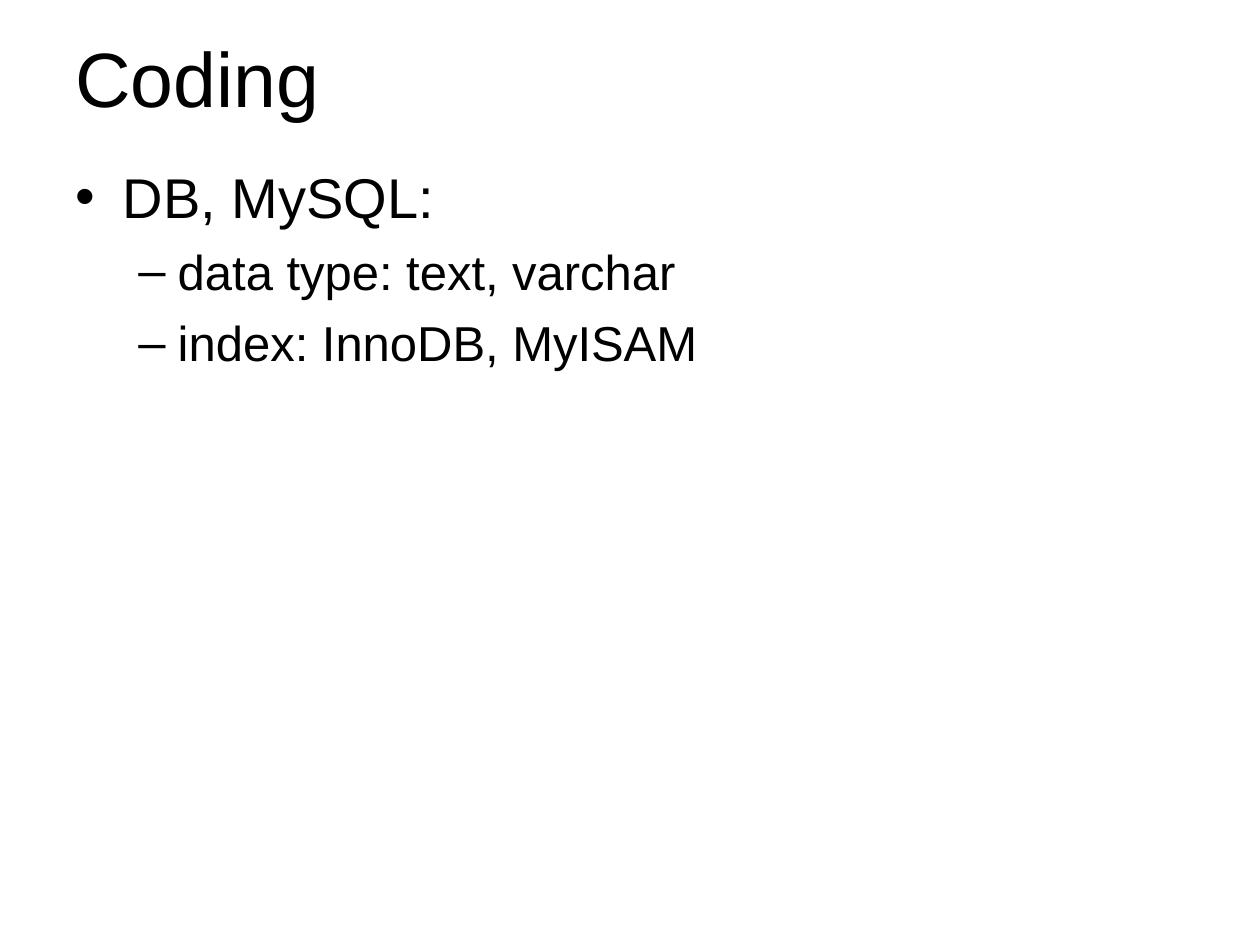
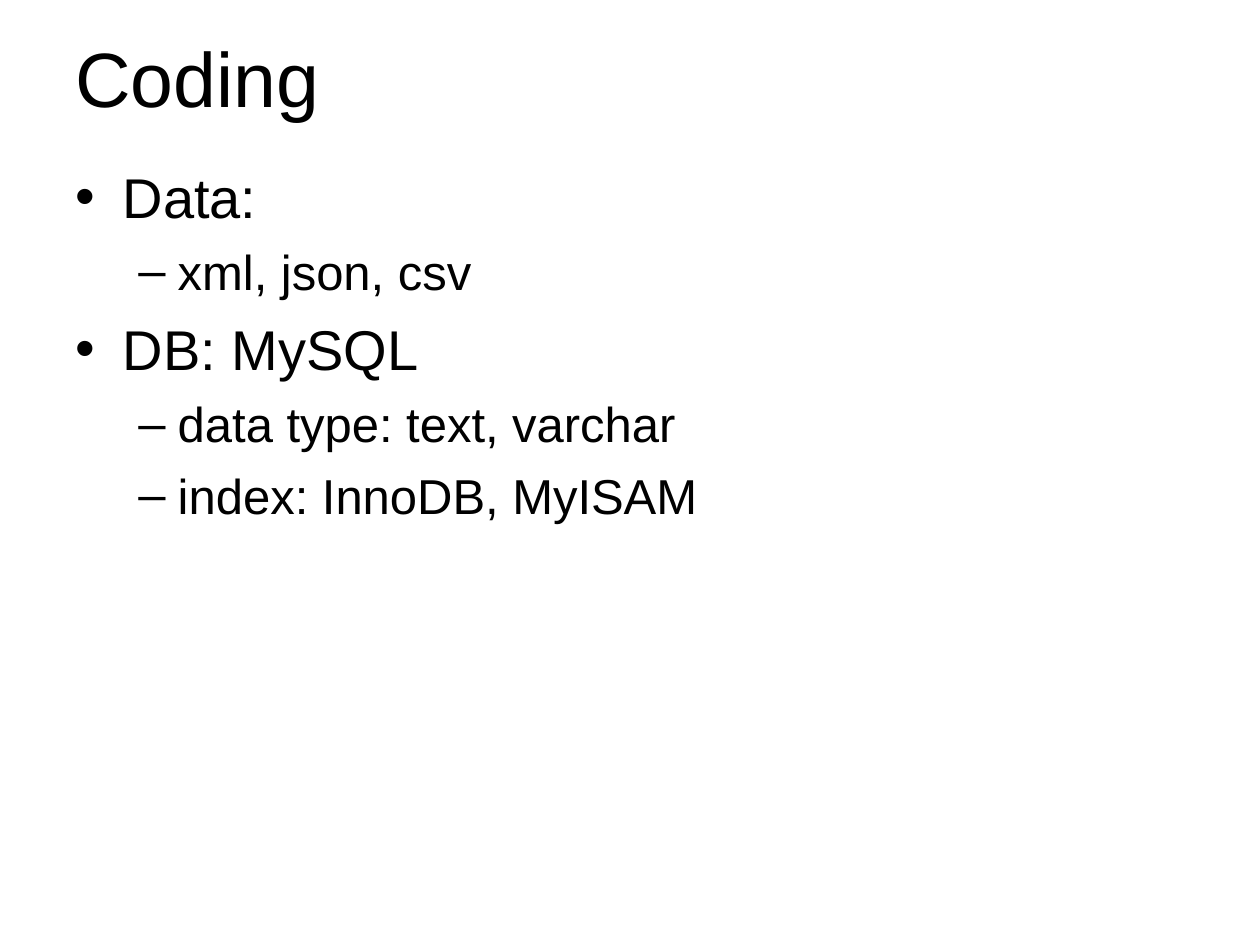
Before and after one commit to Wang-Ray/notes, a slide deck: slide 27 of Architect.ppt (slide 28 before the commit). Drawn at 1260x945 pixels with LibreOffice and Linux fonts; fonts in the diff are those of the drawing; background and template pictures are left out. Boxes give left, top, right and bottom in pixels: in the first picture for what was removed or moved away, otherwise in the second. Text is boxed around its words. In the diff, an @@ line names an element or a change of style, - is before the commit and + after.

```diff
--- a/Architect.ppt
+++ b/Architect.ppt
@@ text at [123, 179, 471, 381]: text changed @@
-• DB, MySQL:
+• Data:
+  – xml, json, csv
+• DB: MySQL
```
Also in this commit, not shown: 4 other slides changed, 1 slide removed, 1 other file.
